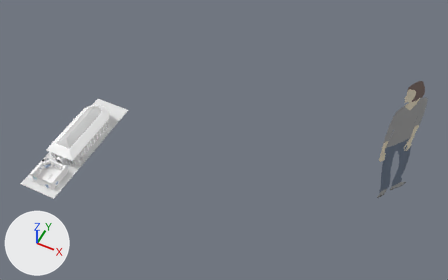
The OBJ model assets/GalleryInterior.obj, before and after one commit.
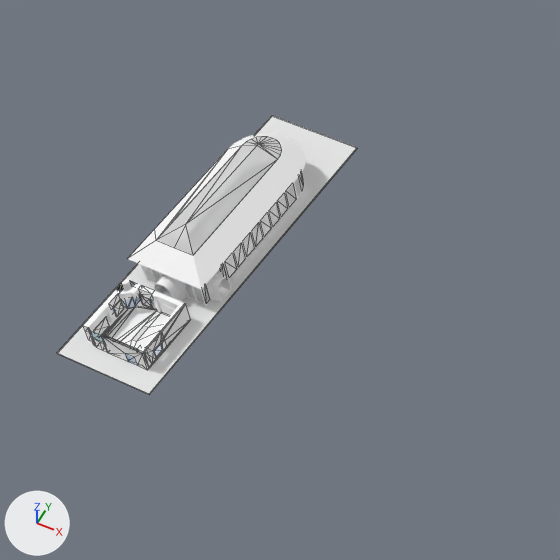
Each version is shown whole from a camera (50 mm lens) standing at (1536.0, -1277.0, 2218.0) and looking at (787.0, 223.0, 344.0), then close up on the part from 0% to 45% of the width and 20% to 92% of the height. Every picture has the same lights, and +X, +Y and +Z are marked at lower left. The close-ups show mesh edges as thin lines. Where no turn or scale is listed for an object, it has been applied to the vertices. Vertices at the same position are counted once.

The older version as bpy lines, for what is in view:
```python
me_cube = bpy.data.meshes.new('Cube')
me_cube.from_pydata(...)  # a box spanning x -52.0..132.0, y -149.0..464.0, z -1.0..1.0
me_cube.materials.append(mat_none)  # white #e7e7e7
me_sketchup_198_id1186 = bpy.data.meshes.new('SketchUp.198_ID1186')
me_sketchup_198_id1186.from_pydata([(8.0, 65.0, 90.0), (-29.0, 103.0, 62.0), (-29.0, 28.0, 62.0), (-29.0, 311.0, 62.0), (8.0, 103.0, 90.0), (8.0, 308.0, 90.0)], [(5, 3), (1, 3), (2, 1), (0, 2), (4, 0), (5, 4)], [(0, 1, 2), (1, 0, 3), (3, 0, 4), (3, 4, 5)])
me_sketchup_198_id1186.materials.append(mat_material)  # white #ffffff
me_sketchup_327_id505 = bpy.data.meshes.new('SketchUp.327_ID505')
me_sketchup_327_id505.from_pydata(...)  # 51 vertices, 61 faces; spans x -7.7..101.8, y -111.5..3.7, z 1.3
me_sketchup_327_id505.materials.append(mat_material_001)  # white #ffffff
ob_cube = bpy.data.objects.new('Cube', me_cube)
ob_cube.location = (0.0, 0.0, 0.0)
ob_sketchup_198_id1186 = bpy.data.objects.new('SketchUp.198_ID1186', me_sketchup_198_id1186)
ob_sketchup_198_id1186.location = (0.0, 0.0, 0.0)
ob_sketchup_327_id505 = bpy.data.objects.new('SketchUp.327_ID505', me_sketchup_327_id505)
ob_sketchup_327_id505.location = (0.0, 0.0, 0.0)
# also in view: 'SketchUp_ID226' at (44.0, 200.0, 44.0); 'SketchUp.294_ID229' at (41.0, -105.0, 22.0); 'SketchUp.199_ID1194' at (45.0, 206.0, 100.0); 'SketchUp.339_ID608' at (101.0, -52.0, 22.0)
```
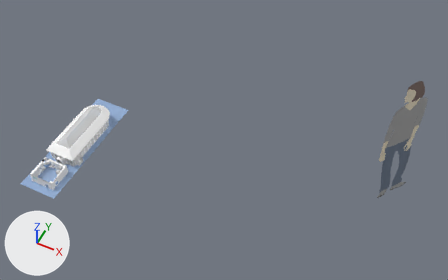
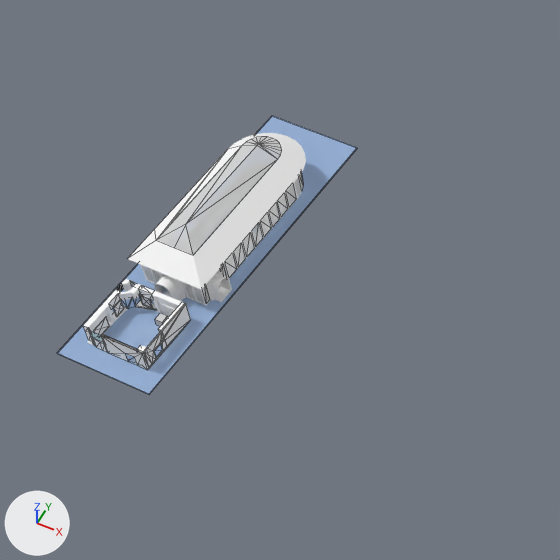
Patch to the scene script:
```diff
--- a/assets/GalleryInterior.obj.py
+++ b/assets/GalleryInterior.obj.py
@@ mat_wall_v2 @@
+mat_wall_v2 = principled_material('Wall_V2')
+mat_wall_v2.base_color = (0.64, 0.64, 0.64)  # light grey #d1d1d1
+mat_wall_v2.roughness = 0.69
@@ me_cube @@
 me_cube.from_pydata(...)  # 8 vertices, 6 faces; spans x -52.0..132.0, y -149.0..464.0, z -1.0..1.0
-me_cube.materials.append(mat_none)  # white #e7e7e7
+me_cube.materials.append(mat_translucent_glass_blue__001)  # blue #a8c9f7
@@ me_sketchup_327_id505 @@
 me_sketchup_327_id505.from_pydata(...)  # 51 vertices, 61 faces; spans x -7.7..101.8, y -111.5..3.7, z 1.3
 # used by ob_sketchup_327_id505; location = (0.0, 0.0, 0.0)
+# me_sketchup_327_id505 part 1: the whole mesh is moved by (0.0, 0.0, -18.9)
 me_sketchup_327_id505.materials.append(mat_material_001)
@@ me_cube_cube_002 @@
+me_cube_cube_002.from_pydata(...)  # a box spanning x 58.6..73.7, y -30.7..-15.6, z 2.7..17.8
+me_cube_cube_002.materials.append(mat_wall_v2)  # light grey #d1d1d1
@@ me_cube_001 @@
+me_cube_001.from_pydata(...)  # a box spanning x 93.2..100.8, y -58.4..4.9, z -0.9..42.7
+me_cube_001.materials.append(mat_wall_v2)  # light grey #d1d1d1
@@ ob_cube_cube_002 @@
+ob_cube_cube_002 = bpy.data.objects.new('Cube_Cube.002', me_cube_cube_002)
+ob_cube_cube_002.location = (0.0, 0.0, 0.0)
@@ ob_cube_001 @@
+ob_cube_001 = bpy.data.objects.new('Cube.001', me_cube_001)
+ob_cube_001.location = (0.0, 0.0, 0.0)
```

Changed parts and their boxes [x1, y1, x2, y2] in the close-ups (560 x 560 px):
'Cube', recoloured (white to blue)
    both: [57, 116, 357, 395]
'SketchUp.327_ID505', mesh moved (not visible afterwards)
    before: [102, 307, 169, 349]
'Cube_Cube.002', added
    after: [155, 313, 168, 326]
